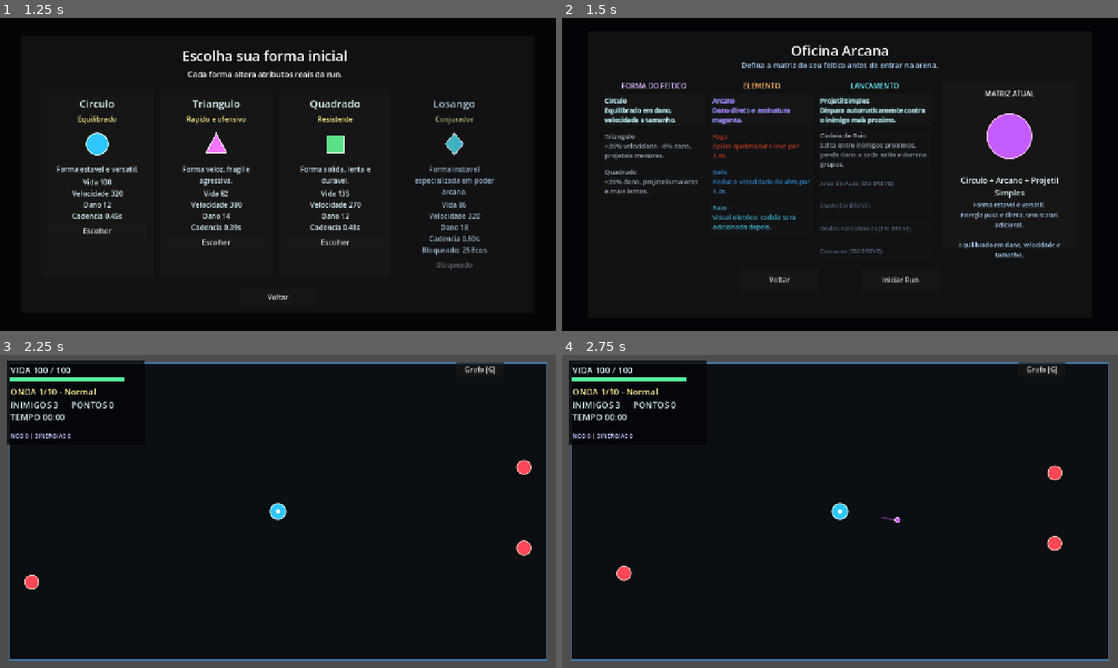
Above: before the commit, frames 1-4 (two rows, left to right).
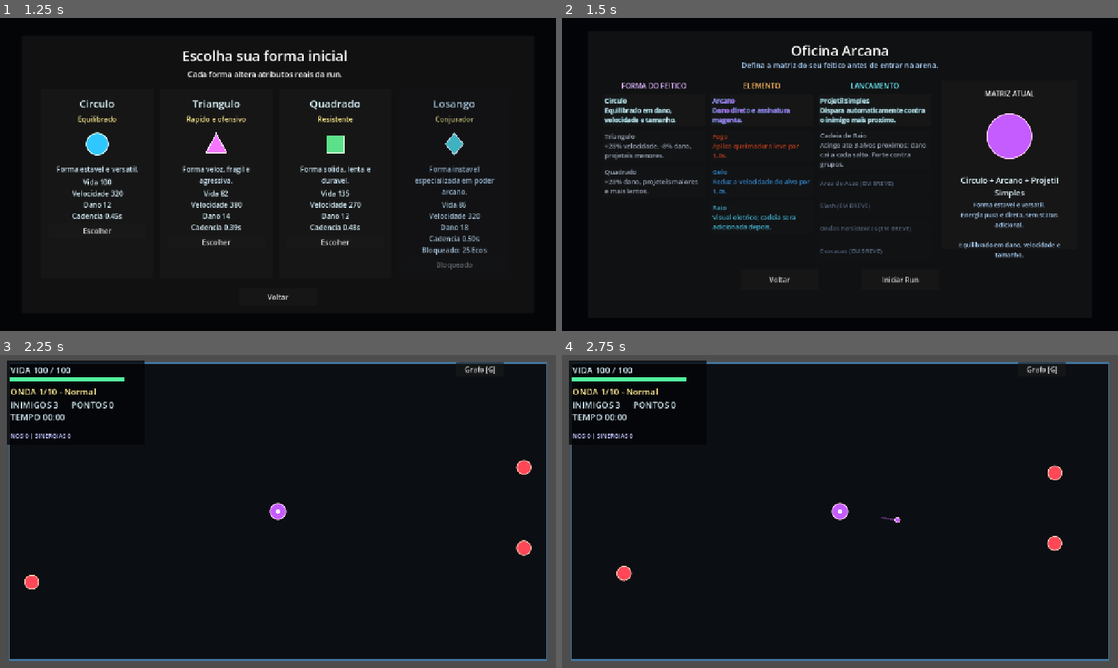
Above: after the commit, the same moments.

Repository: Gustavo-Wallace/nodecaster-arena
Game: Godot game, scene res://scenes/ui/main_menu.tscn
Two runs of this game, one before a commit and one after it. Both use one fixed random seed, a clock stepped at 60 frames per second and the inputs below.
Inputs:
- Up to frame 1 (1.25 s): click "Jogar" at 0.5 s
- Up to frame 2 (1.5 s): click "Escolher" at 1.25 s
- Up to frame 3 (2.25 s): click "Iniciar Run" at 2 s
- Up to frame 4 (2.75 s): no input

Frame 1 is identical in both runs. In frame 2, 0.4% of the frame differs, in the area x 46-66%, y 39-46%; in frame 3, 0.1%; in frame 4, 0.1%.

Commit message:
balanceia cadeia de raio e fixa identidade elemental

Diff:
--- a/scripts/game/game.gd
+++ b/scripts/game/game.gd
@@ -38,11 +38,16 @@
 @export var projectile_size_multiplier: float = 1.0
 @export var projectile_explosion_radius: float = 0.0
 @export var projectile_explosion_damage_multiplier: float = 0.0
-@export var chain_range: float = 450.0
-@export var chain_jump_range: float = 220.0
-@export var chain_max_jumps: int = 3
-@export var chain_damage_falloff: float = 0.75
-@export var chain_base_damage_multiplier: float = 0.85
+@export var chain_range: float = 410.0
+@export var chain_jump_range: float = 185.0
+# max_hits inclui o primeiro alvo: a cadeia base nunca atinge mais de tres inimigos.
+@export var chain_max_hits: int = 3
+@export var chain_max_hits_cap: int = 8
+@export var chain_max_jump_range: float = 320.0
+@export var chain_min_cast_interval: float = 0.55
+@export var chain_cast_interval_multiplier: float = 1.45
+@export var chain_damage_falloff: float = 0.65
+@export var chain_base_damage_multiplier: float = 0.68
 @export var chain_visual_duration: float = 0.18
 @export var base_enemies_per_wave: int = 1
 @export var enemies_added_per_wave: int = 2
@@ -105,7 +110,7 @@
 var _graph_open: bool = false
 var _chain_range_bonus: float = 0.0
 var _chain_jump_range_bonus: float = 0.0
-var _chain_bonus_jumps: int = 0
+var _chain_bonus_hits: int = 0
 var _chain_falloff_bonus: float = 0.0
 var _chain_range_multiplier: float = 1.0
 
@@ -206,6 +211,11 @@
 	player = PLAYER_SCENE.instantiate() as Node2D
 	add_child(player)
 	player.call("apply_character_data", selected_character_data)
+	player.call(
+		"apply_elemental_identity",
+		_spell_attributes.get("fill_color", Color(0.18, 0.78, 1.0)),
+		_spell_attributes.get("outline_color", Color(0.82, 0.98, 1.0))
+	)
 	player.set("incoming_damage_multiplier", _get_meta_incoming_damage_multiplier())
 	player.global_position = arena_rect.get_center()
 	player.call("set_arena_rect", arena_rect)
@@ -372,6 +382,8 @@
 	projectile_damage = maxi(1, int(round(float(projectile_damage) * float(_spell_attributes.get("damage_multiplier", 1.0)))))
 	projectile_speed *= float(_spell_attributes.get("projectile_speed_multiplier", 1.0))
 	auto_fire_interval = maxf(auto_fire_interval * float(_spell_attributes.get("fire_interval_multiplier", 1.0)), min_auto_fire_interval)
+	if _is_chain_lightning_delivery():
+		auto_fire_interval = maxf(auto_fire_interval * chain_cast_interval_multiplier, chain_min_cast_interval)
 	projectile_size_multiplier *= float(_spell_attributes.get("size_multiplier", 1.0))
 	projectile_pierce += int(_spell_attributes.get("pierce_bonus", 0))
 
@@ -461,7 +473,7 @@
 
 func _get_upgrade_by_id(upgrade_id: String) -> Dictionary:
 	for upgrade in _available_upgrades:
-		if str(upgrade.get("id", "")) == upgrade_id:
+		if str(upgrade.get("id", "")) == upgrade_id and _is_upgrade_compatible_with_current_delivery(upgrade):
 			return upgrade.duplicate(true)
 	return {}
 
@@ -749,7 +761,7 @@
 	var catalyzed := _has_meta_skill("catalyzed_shot") and _shot_sequence % maxi(int(_get_meta_effect_value("catalyzed_shot_interval")), 1) == 0
 	var echo_cast := _cutting_echo_interval > 0 and _shot_sequence % _cutting_echo_interval == 0
 	var base_damage := maxi(1, int(round(float(projectile_damage) * float(parameters["damage_multiplier"]) * (1.8 if catalyzed else 1.0))))
-	var max_jumps := int(parameters["max_jumps"]) + (1 if echo_cast else 0)
+	var max_hits := mini(int(parameters["max_hits"]) + (1 if echo_cast else 0), chain_max_hits_cap)
 	if echo_cast:
 		base_damage = maxi(1, int(round(float(base_damage) * _cutting_echo_damage_multiplier)))
 	if catalyzed:
@@ -759,7 +771,7 @@
 
 	var chain_points: Array[Vector2] = [player.global_position]
 	var current_target := first_target
-	for hit_index in range(max_jumps + 1):
+	for hit_index in range(max_hits):
 		if not is_instance_valid(current_target):
 			break
 
@@ -787,10 +799,10 @@
 	var jump_range_multiplier := float(_spell_attributes.get("chain_jump_range_multiplier", 1.0))
 	var falloff_multiplier := float(_spell_attributes.get("chain_falloff_multiplier", 1.0))
 	return {
-		"range": (chain_range * range_multiplier) + _chain_range_bonus,
-		"jump_range": (chain_jump_range * jump_range_multiplier) + _chain_jump_range_bonus,
-		"max_jumps": chain_max_jumps + _chain_bonus_jumps + int(_spell_attributes.get("chain_bonus_jumps", 0)),
-		"falloff": clampf(chain_damage_falloff * falloff_multiplier + _chain_falloff_bonus, 0.45, 0.95),
+		"range": minf((chain_range * range_multiplier) + _chain_range_bonus, 520.0),
+		"jump_range": minf((chain_jump_range * jump_range_multiplier) + _chain_jump_range_bonus, chain_max_jump_range),
+		"max_hits": mini(chain_max_hits + _chain_bonus_hits + int(_spell_attributes.get("chain_bonus_jumps", 0)), chain_max_hits_cap),
+		"falloff": clampf(chain_damage_falloff * falloff_multiplier + _chain_falloff_bonus, 0.55, 0.9),
 		"damage_multiplier": chain_base_damage_multiplier,
 		"visual_width": 4.0 * float(_spell_attributes.get("chain_visual_width_multiplier", 1.0)),
 	}
@@ -957,7 +969,7 @@
 
 
 func _pick_upgrade_options(count: int) -> Array[Dictionary]:
-	var pool: Array[Dictionary] = _available_upgrades.duplicate()
+	var pool: Array[Dictionary] = _filter_delivery_compatible_upgrades(_available_upgrades)
 	var picked: Array[Dictionary] = []
 
 	_pick_directed_affinity_option(pool, picked, count)
@@ -1040,6 +1052,13 @@
 func _prepare_upgrade_option(upgrade: Dictionary) -> void:
 	var upgrade_id := str(upgrade.get("id", ""))
 	upgrade["current_stack"] = int(upgrade_stacks.get(upgrade_id, 0))
+	var delivery_effects = upgrade.get("delivery_effects", {})
+	if delivery_effects is Dictionary and delivery_effects.has(str(selected_spell_summary.get("delivery_id", "simple_projectile"))):
+		var effect_data = delivery_effects[str(selected_spell_summary.get("delivery_id", "simple_projectile"))]
+		if effect_data is Dictionary:
+			for key in ["name", "description", "impact_text"]:
+				if effect_data.has(key):
+					upgrade[key] = effect_data[key]
 
 
 func _on_upgrade_selected(upgrade: Dictionary) -> void:
@@ -1069,7 +1088,8 @@
 		"arcane_damage":
 			projectile_damage += int(values.get("damage_bonus", 4))
 		"unstable_cadence":
-			auto_fire_interval = maxf(auto_fire_interval * float(values.get("interval_multiplier", 0.88)), min_auto_fire_interval)
+			var minimum_interval := chain_min_cast_interval if _is_chain_lightning_delivery() else min_auto_fire_interval
+			auto_fire_interval = maxf(auto_fire_interval * float(values.get("interval_multiplier", 0.88)), minimum_interval)
 			if is_instance_valid(_auto_fire_timer):
 				_auto_fire_timer.wait_time = auto_fire_interval
 		"light_core":
@@ -1087,19 +1107,16 @@
 				_chain_jump_range_bonus += 24.0
 		"initial_fragmentation":
 			if _is_chain_lightning_delivery():
-				_chain_bonus_jumps += int(values.get("projectile_count_bonus", 1))
+				_chain_bonus_hits = mini(_chain_bonus_hits + int(values.get("projectile_count_bonus", 1)), chain_max_hits_cap - chain_max_hits)
 			else:
 				projectile_count = mini(projectile_count + int(values.get("projectile_count_bonus", 1)), max_projectile_count)
 		"piercing":
 			if _is_chain_lightning_delivery():
-				_chain_falloff_bonus += 0.08 * float(values.get("pierce_bonus", 1))
+				_chain_falloff_bonus = minf(_chain_falloff_bonus + 0.05 * float(values.get("pierce_bonus", 1)), 0.25)
 			else:
 				projectile_pierce += int(values.get("pierce_bonus", 1))
 		"ricochet":
-			if _is_chain_lightning_delivery():
-				_chain_bonus_jumps += int(values.get("bounce_bonus", 1))
-			else:
-				projectile_bounce += int(values.get("bounce_bonus", 1))
+			projectile_bounce += int(values.get("bounce_bonus", 1))
 		"arcane_explosion":
 			projectile_explosion_radius += float(values.get("radius_bonus", 60.0))
 			projectile_explosion_damage_multiplier += float(values.get("damage_multiplier_bonus", 0.5))
@@ -1179,6 +1196,12 @@
 			"values": {
 				"damage_bonus": 5,
 			},
+			"delivery_effects": {
+				"chain_lightning": {
+					"description": "+5 de dano base por alvo da Cadeia.",
+					"impact_text": "+5 dano por alvo",
+				},
+			},
 		},
 		{
 			"id": "unstable_cadence",
@@ -1190,6 +1213,12 @@
 			"node_label": "Cadencia",
 			"values": {
 				"interval_multiplier": 0.84,
+			},
+			"delivery_effects": {
+				"chain_lightning": {
+					"description": "Conjuracoes de Cadeia 16% mais rapidas, respeitando o limite minimo.",
+					"impact_text": "-16% intervalo da cadeia",
+				},
 			},
 		},
 		{
@@ -1228,6 +1257,13 @@
 			"values": {
 				"projectile_speed_bonus": 80.0,
 			},
+			"delivery_effects": {
+				"chain_lightning": {
+					"name": "Condutor Veloz",
+					"description": "Aumenta o alcance inicial e o alcance entre alvos da Cadeia.",
+					"impact_text": "+52 alcance, +24 salto",
+				},
+			},
 		},
 		{
 			"id": "initial_fragmentation",
@@ -1239,6 +1275,14 @@
 			"node_label": "Fragmenta",
 			"values": {
 				"projectile_count_bonus": 1,
+			},
+			"max_stacks_by_delivery": {"chain_lightning": 2},
+			"delivery_effects": {
+				"chain_lightning": {
+					"name": "Fragmentacao em Cadeia",
+					"description": "Atinge +1 alvo total por cadeia. Limite de 2 stacks.",
+					"impact_text": "+1 alvo maximo",
+				},
 			},
 		},
 		{
@@ -1253,6 +1297,14 @@
 			"values": {
 				"pierce_bonus": 1,
 			},
+			"max_stacks_by_delivery": {"chain_lightning": 3},
+			"delivery_effects": {
+				"chain_lightning": {
+					"name": "Condutor Perfurante",
+					"description": "Cada salto conserva mais dano. Limite de 3 stacks.",
+					"impact_text": "+5% dano retido por salto",
+				},
+			},
 		},
 		{
 			"id": "ricochet",
@@ -1265,6 +1317,7 @@
 			"values": {
 				"bounce_bonus": 1,
 			},
+			"compatible_deliveries": ["simple_projectile"],
 		},
 		{
 			"id": "arcane_explosion",
@@ -1277,6 +1330,12 @@
 			"values": {
 				"radius_bonus": 60.0,
 				"damage_multiplier_bonus": 0.5,
+			},
+			"delivery_effects": {
+				"chain_lightning": {
+					"description": "Somente o primeiro alvo da Cadeia gera uma explosao arcana.",
+					"impact_text": "Explosao no primeiro alvo",
+				},
 			},
 		},
 		{
@@ -1292,6 +1351,14 @@
 				"speed_multiplier": 0.85,
 				"size_bonus": 0.2,
 			},
+			"max_stacks_by_delivery": {"chain_lightning": 2},
+			"delivery_effects": {
+				"chain_lightning": {
+					"name": "Descarga Pesada",
+					"description": "+40% dano da Cadeia, com -12% de alcance inicial.",
+					"impact_text": "+40% dano, -12% alcance",
+				},
+			},
 		},
 		{
 			"id": "cutting_echo",
@@ -1304,6 +1371,14 @@
 			"values": {
 				"shot_interval": 4,
 				"damage_multiplier_bonus": 0.25,
+			},
+			"max_stacks_by_delivery": {"chain_lightning": 2},
+			"delivery_effects": {
+				"chain_lightning": {
+					"name": "Eco Ressonante",
+					"description": "A cada 4 cadeias, a proxima ganha dano extra e +1 alvo.",
+					"impact_text": "Eco: dano extra e +1 alvo",
+				},
 			},
 		},
 		{
@@ -1339,6 +1414,30 @@
 			filtered.append(upgrade)
 
 	return filtered
+
+
+func _filter_delivery_compatible_upgrades(upgrades: Array[Dictionary]) -> Array[Dictionary]:
+	var filtered: Array[Dictionary] = []
+
+	for upgrade in upgrades:
+		if _is_upgrade_compatible_with_current_delivery(upgrade):
+			filtered.append(upgrade.duplicate(true))
+
+	return filtered
+
+
+func _is_upgrade_compatible_with_current_delivery(upgrade: Dictionary) -> bool:
+	var delivery_id := str(selected_spell_summary.get("delivery_id", "simple_projectile"))
+	var compatible_deliveries = upgrade.get("compatible_deliveries", [])
+	if compatible_deliveries is Array and not compatible_deliveries.is_empty() and not compatible_deliveries.has(delivery_id):
+		return false
+
+	var upgrade_id := str(upgrade.get("id", ""))
+	var stack_caps = upgrade.get("max_stacks_by_delivery", {})
+	if stack_caps is Dictionary and stack_caps.has(delivery_id):
+		return int(upgrade_stacks.get(upgrade_id, 0)) < int(stack_caps[delivery_id])
+
+	return true
 
 
 func _on_projectile_explosion_requested(world_position: Vector2, radius: float, damage: int) -> void:
@@ -1775,13 +1874,13 @@
 	var secondary: Color = visual_profile.get("secondary_color", Color(1.0, 1.0, 0.82))
 	if overrides.has("fill_color") or overrides.has("outline_color"):
 		return {
-			"fill_color": primary.lerp(overrides.get("fill_color", primary), 0.78),
-			"outline_color": secondary.lerp(overrides.get("outline_color", secondary), 0.78),
+			"fill_color": primary.lerp(overrides.get("fill_color", primary), 0.28),
+			"outline_color": secondary.lerp(overrides.get("outline_color", secondary), 0.58),
 		}
 
 	if opening_charged:
 		return {
-			"fill_color": primary.lerp(Color(1.0, 0.72, 0.24), 0.58),
+			"fill_color": primary.lerp(Color(1.0, 0.72, 0.24), 0.24),
 			"outline_color": secondary.lerp(Color(1.0, 0.98, 0.72), 0.58),
 		}
 
--- a/scripts/game/spell_graph.gd
+++ b/scripts/game/spell_graph.gd
@@ -94,16 +94,14 @@
 	var trail_style := "standard"
 
 	if has_node("arcane_damage"):
-		primary = primary.lerp(Color(0.92, 0.4, 1.0), 0.78)
-		secondary = Color(1.0, 0.78, 1.0)
+		secondary = secondary.lerp(Color(1.0, 0.78, 1.0), 0.54)
 		glow += 0.35
 	if has_node("arcane_explosion"):
 		impact_color = Color(1.0, 0.48, 0.16)
 		secondary = secondary.lerp(Color(1.0, 0.78, 0.26), 0.55)
 		glow += 0.2
 	if has_node("piercing"):
-		primary = primary.lerp(Color(0.58, 0.94, 1.0), 0.38)
-		secondary = Color(0.92, 1.0, 1.0)
+		secondary = secondary.lerp(Color(0.92, 1.0, 1.0), 0.68)
 		trail_style = "piercing"
 	if has_node("ricochet"):
 		secondary = Color(0.42, 0.94, 1.0)
--- a/scripts/player/player.gd
+++ b/scripts/player/player.gd
@@ -57,6 +57,12 @@
 	fill_color = character_data.get("fill_color", fill_color)
 	outline_color = character_data.get("outline_color", outline_color)
 	health_changed.emit(current_health, max_health)
+	queue_redraw()
+
+
+func apply_elemental_identity(fill: Color, outline: Color) -> void:
+	fill_color = fill
+	outline_color = outline
 	queue_redraw()
 
 
--- a/scripts/spells/spell_delivery_data.gd
+++ b/scripts/spells/spell_delivery_data.gd
@@ -12,7 +12,7 @@
 	"chain_lightning": {
 		"id": "chain_lightning",
 		"display_name": "Cadeia de Raio",
-		"description": "Salta entre inimigos proximos, perde dano a cada salto e domina grupos.",
+		"description": "Atinge ate 3 alvos proximos; dano cai a cada salto. Forte contra grupos.",
 		"available": true,
 		"tags": ["cadeia", "grupos"],
 	},
--- a/scripts/ui/upgrade_panel.gd
+++ b/scripts/ui/upgrade_panel.gd
@@ -244,6 +244,10 @@
 
 
 func _format_upgrade_impact(upgrade: Dictionary) -> String:
+	var custom_impact := str(upgrade.get("impact_text", ""))
+	if not custom_impact.is_empty():
+		return custom_impact
+
 	var values = upgrade.get("values", {})
 	match str(upgrade.get("id", "")):
 		"arcane_damage":
